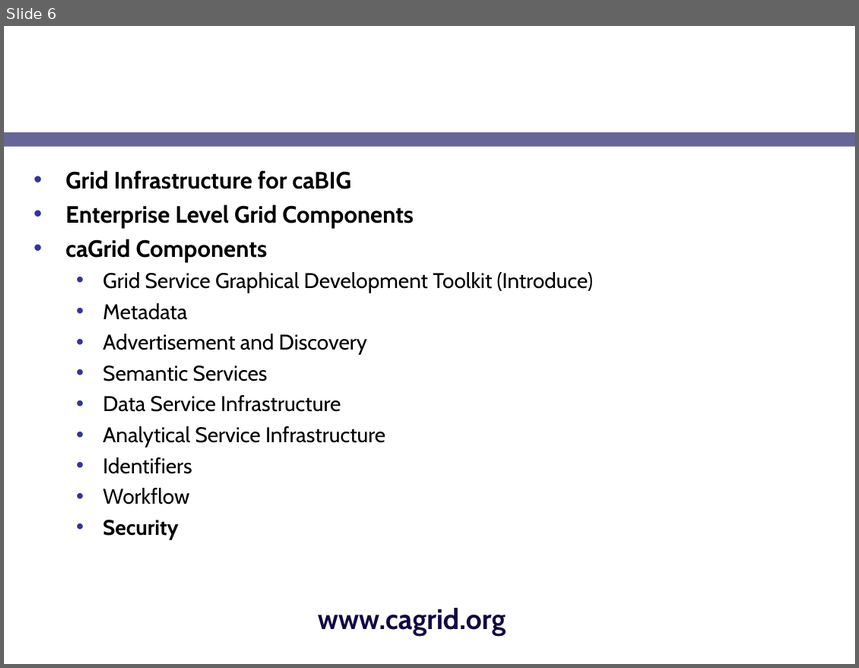
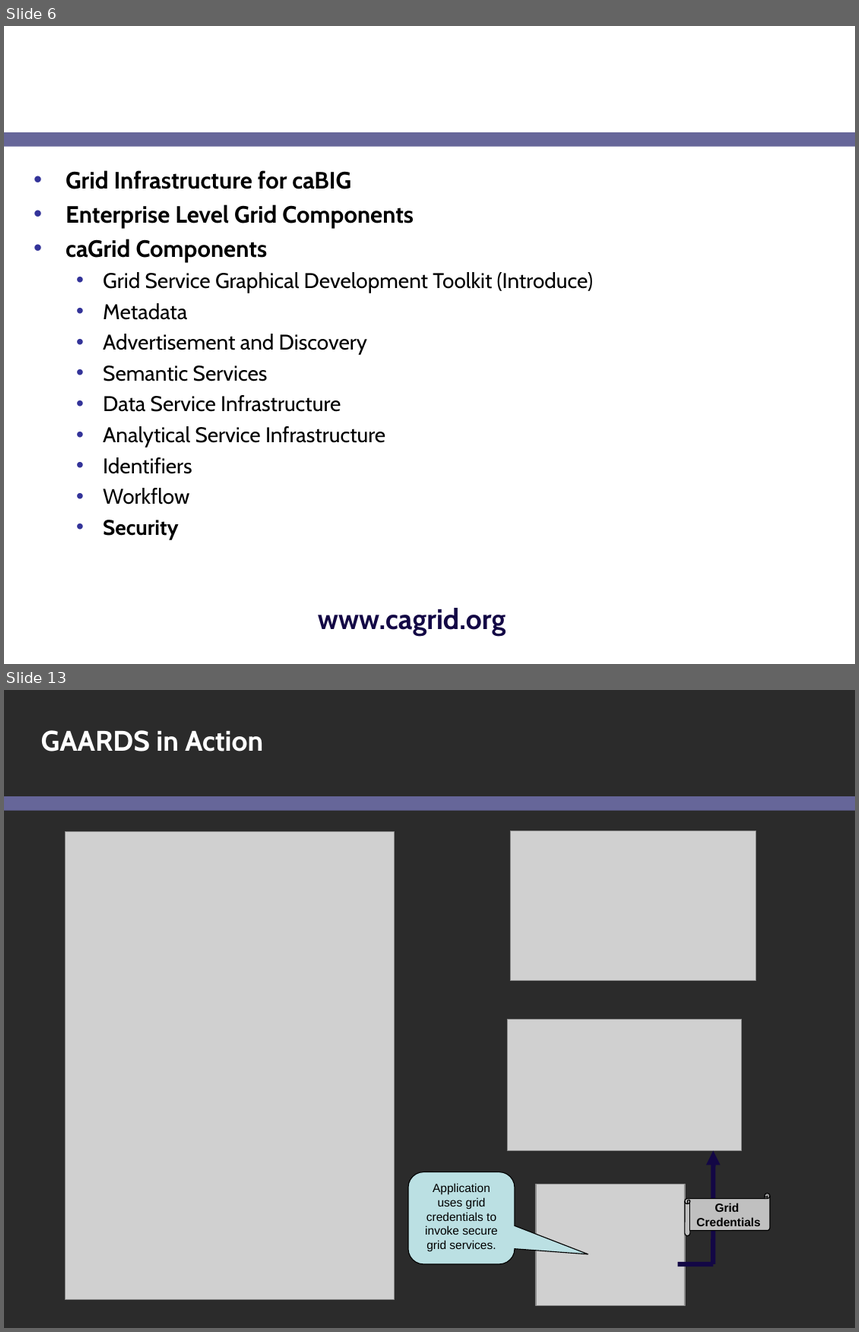
Before and after one commit to NCIP/cagrid-portal, a slide deck: cagrid-1-0/Documentation/presentations/security/gaards-ogf-19.ppt. Shown one above the other, each under a label of ours: slide 6 before the commit, slides 6 and 13 after it; the slides between them are not shown. The pictures are 859x668 and 859x1332 pixels, drawn with LibreOffice and Linux fonts; fonts in the diff are those of the drawing; grey boxes stand for pictures; background and template pictures are left out; a plain dark background stands for a picture behind light text. Boxes give left, top, right and bottom in pixels: in the first picture for what was removed or moved away, otherwise in the second. Text is boxed around its words. In the diff, an @@ line names an element or a change of style, - is before the commit and + after.

```diff
--- a/cagrid-1-0/Documentation/presentations/security/gaards-ogf-19.ppt
+++ b/cagrid-1-0/Documentation/presentations/security/gaards-ogf-19.ppt
@@ slide 13 added at (4, 690, 855, 1328), background picture (left out); not listed: 1 template element that a slide beside it also shows @@
@@ title added at (41, 730, 263, 752), 24 pt, text #FFFFFF, bold @@
+GAARDS in Action
@@ picture added at (66, 832, 395, 1300) @@
@@ picture added at (510, 831, 756, 981) @@
@@ picture added at (508, 1019, 742, 1151) @@
@@ arrow added from (713, 1265) to (713, 1151), #130745 4 pt @@
@@ rounded speech box added at (408, 1173, 515, 1265), fill #BBE0E3, outline #000000 0.74 pt, 10 pt, text #000000 @@
+Application uses grid credentials to invoke secure grid services.
@@ picture added at (536, 1185, 685, 1306) @@
@@ horizontal scroll added at (685, 1194, 770, 1236), fill #C0C0C0, outline #000000 0.74 pt, 10 pt, text #000000, bold @@
+Grid
+Credentials
@@ line added from (678, 1265) to (713, 1265), #130745 4 pt @@
```
Also in this commit, not shown: 9 other slides added.
